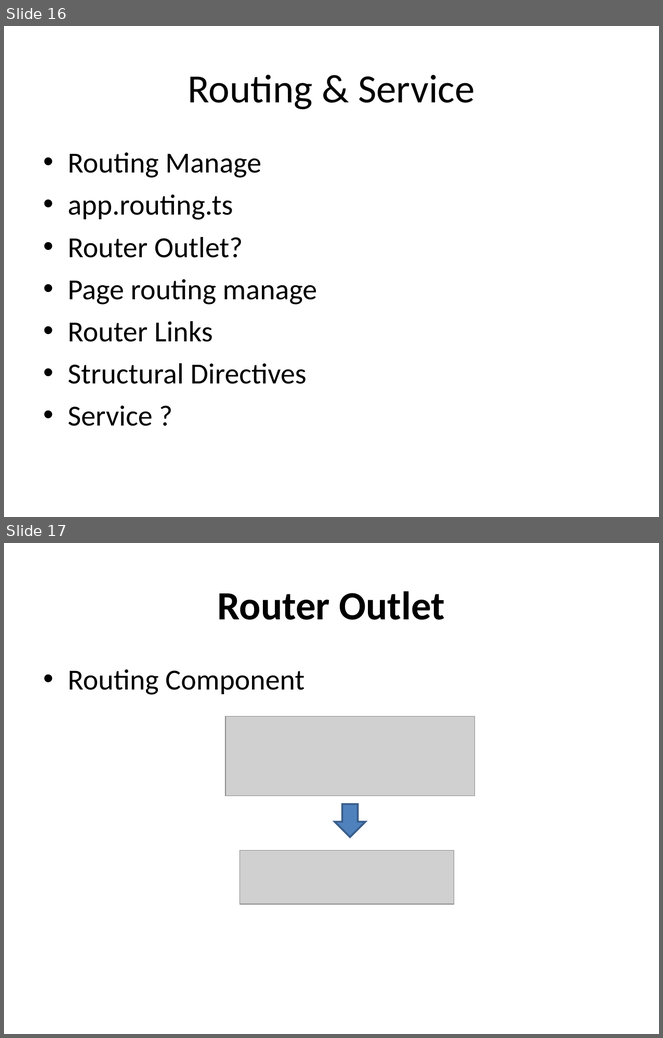
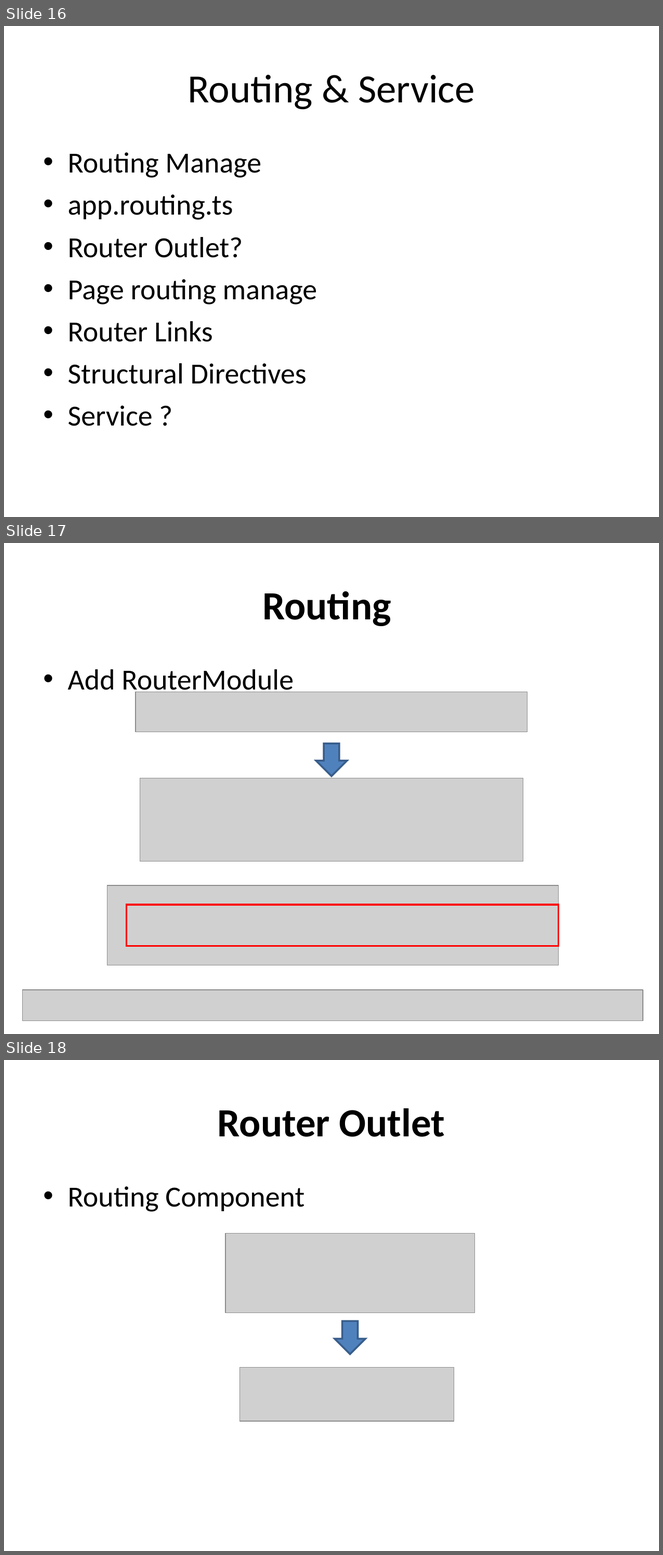
Before and after one commit to rungwiroon/angular2-example, a slide deck: Angular 2.ppt. Shown one above the other, each under a label of ours: slides 16 and 17 before the commit, slides 16, 17 and 18 after it. The pictures are 663x1038 and 663x1555 pixels, drawn with LibreOffice and Linux fonts; fonts in the diff are those of the drawing; grey boxes stand for pictures. Boxes give left, top, right and bottom in pixels: in the first picture for what was removed or moved away, otherwise in the second. Text is boxed around its words. In the diff, an @@ line names an element or a change of style, - is before the commit and + after.

```diff
--- a/Angular 2.ppt
+++ b/Angular 2.ppt
@@ slide 17 added at [4,543,659,1034], background #FFFFFF @@
@@ title added at [262,591,391,626], 44 pt, text #000000, bold @@
+Routing
@@ text added at [68,669,294,696], 32 pt, text #000000 @@
+• Add RouterModule
@@ picture added at [136,692,528,732] @@
@@ down arrow added at [316,744,347,776], fill #4F81BD, outline #385D8A 2.01 pt @@
@@ picture added at [140,778,523,861] @@
@@ picture added at [107,886,559,966] @@
@@ rectangle added at [127,905,558,946], outline #FF0000 2.01 pt @@
@@ picture added at [22,990,643,1021] @@
@@ what was slide 17 is now slide 18 @@
```
Also in this commit, not shown: 2 other slides added, 11 other files.
